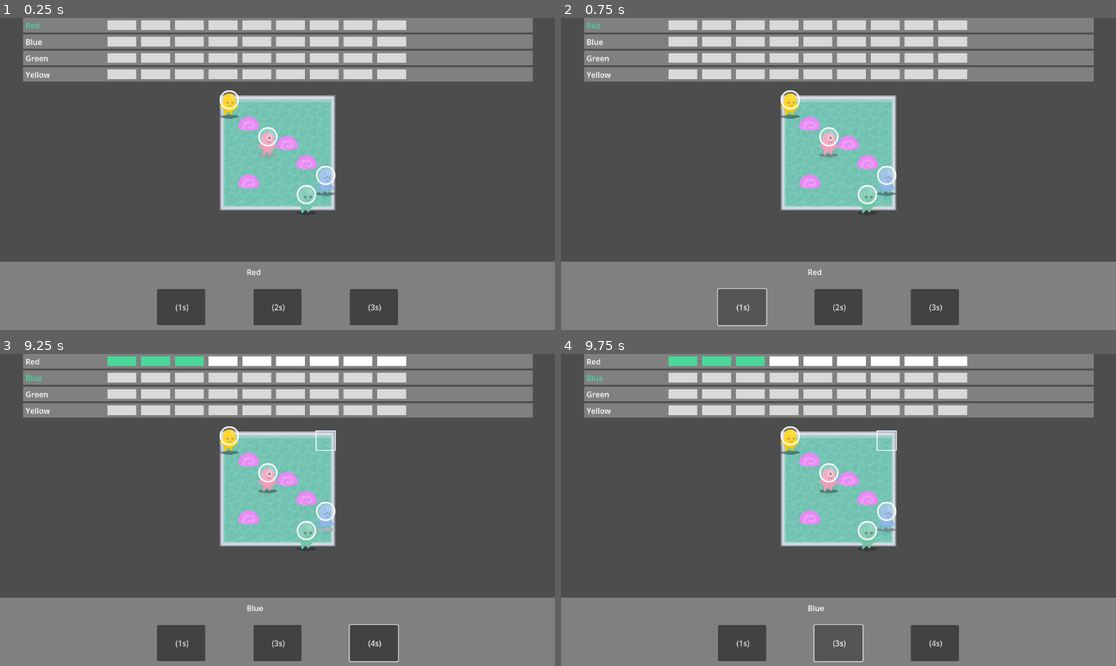
Above: before the commit, frames 1-4 (two rows, left to right).
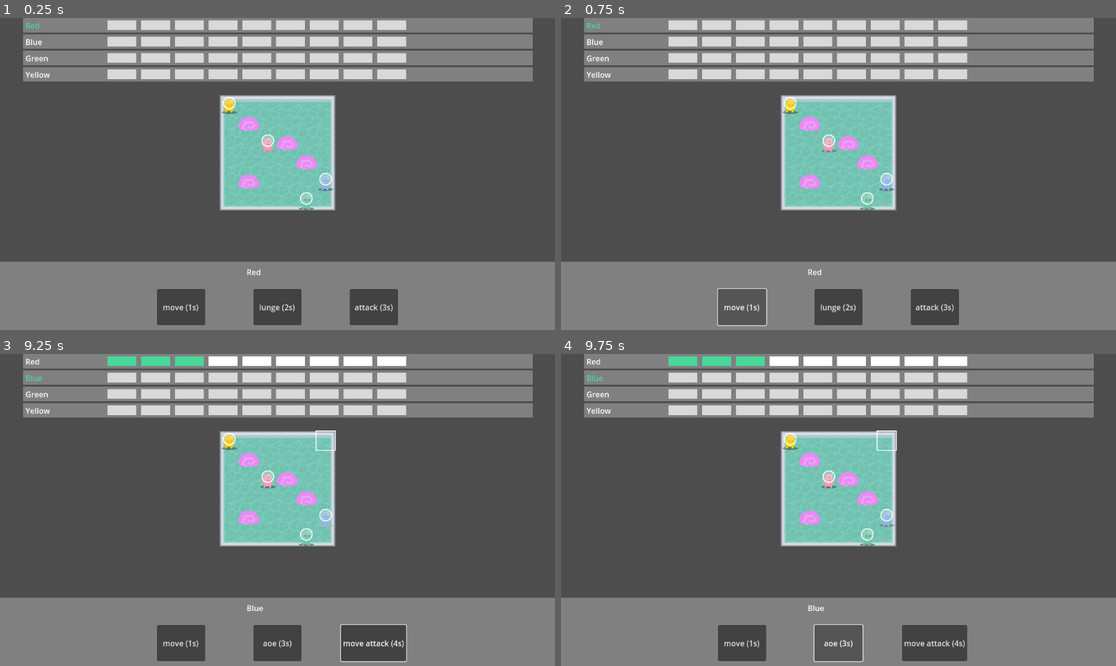
Above: after the commit, the same moments.

Repository: jparkhouse/MegaDungeon
Game: Godot game, scene res://giorgos_prototype/scene.tscn
Same seed, same stepped clock (60 frames per second), same inputs: the game is played once before the commit and once after it.
Inputs (mouse positions are in pixels of both pictures, inside the frame that each line leads up to):
- Up to frame 1 (0.25 s): no input
- Up to frame 2 (0.75 s): click "(1s)" (after the commit: "move (1s)") at 0.5 s
- Up to frame 3 (9.25 s): click "(2s)" (after the commit: "lunge (2s)") at 1.25 s; click "(3s)" (after the commit: "attack (3s)") at 2 s; click "(1s)" (after the commit: "move (1s)") at 2.75 s; click "(2s)" (after the commit: "lunge (2s)") at 3.5 s; click "(3s)" (after the commit: "attack (3s)") at 4.25 s; click "(1s)" (after the commit: "move (1s)") at 5 s; click "(2s)" (after the commit: "lunge (2s)") at 5.75 s; click "(3s)" (after the commit: "attack (3s)") at 6.5 s; tap Enter (ui_accept) at 7.25, 7.52, 8, 8.27 s; move the mouse to (399, 494) at 7.27 s; press the mouse at (399, 494) at 7.28 s; move the mouse to (166, 525) at 8.02 s; release the mouse at (166, 525) at 8.03 s; click (166, 525) at 8.1 s; move the mouse to (333, 441) at 8.77 s; press the mouse at (333, 441) at 8.78 s
- Up to frame 4 (9.75 s): release the mouse at (894, 441) at 9.5 s; click "(3s)" (after the commit: "aoe (3s)") at 9.5 s

The runs differ from the first frame. In frame 1, 1.0% of the frame differs, in the area x 29-71%, y 23-95%; in frame 2, 1.0%; in frame 3, 1.4%, in the area x 29-74%, y 23-99%; in frame 4, 1.4%.
Error before the commit: Invalid access to property or key '(5, 0)' on a base object of type 'Dictionary'. (res://giorgos_prototype/moves/attack.gd:22)
Error after the commit: Invalid access to property or key '(5, 0)' on a base object of type 'Dictionary'. (res://giorgos_prototype/actions/attack.gd:25)

Commit message:
characters acting are animated

Diff:
--- a/giorgos_prototype/GenericCombatant.tscn
+++ b/giorgos_prototype/GenericCombatant.tscn
@@ -64,8 +64,7 @@
 
 [node name="Shadow" type="Sprite2D" parent="PathFollow2D"]
 modulate = Color(0.081, 0.081, 0.081, 0.4)
-position = Vector2(0, 25)
-scale = Vector2(0.5, 0.5)
+position = Vector2(0, 40)
 texture = ExtResource("1_id8uh")
 
 [node name="Sprite" type="Sprite2D" parent="PathFollow2D"]
--- a/giorgos_prototype/moves/aoe_attack.gd
+++ b/giorgos_prototype/actions/aoe_attack.gd
@@ -7,6 +7,10 @@
 @export var cells : Array[Vector2] = [Vector2(0,0)]
 
 func perform_action(character, parameters):
+	var normal_skin = character.skin
+	character.skin = character.act_skin
+	await character.get_tree().create_timer(1).timeout
+	character.skin = normal_skin
 	for c in cells:
 		if parameters["cell"]+c in character.get_parent().units:
 			character.get_parent().units[parameters["cell"]+c].take_damage(damage)
--- a/giorgos_prototype/moves/attack.gd
+++ b/giorgos_prototype/actions/attack.gd
@@ -12,7 +12,10 @@
 	else:
 		print(character.character_name + " is attacking for " + str(damage) + " damage")
 		parameters["target"].take_damage(damage)
-
+	var normal_skin = character.skin
+	character.skin = character.act_skin
+	await character.get_tree().create_timer(1).timeout
+	character.skin = normal_skin
 
 func get_parameters(character):
 	var parameters = {}
--- a/giorgos_prototype/moves/heal.gd
+++ b/giorgos_prototype/actions/heal.gd
@@ -5,5 +5,9 @@
 @export var damage:    int
 
 func perform_action(character, parameters):
+	var normal_skin = character.skin
+	character.skin = character.act_skin
+	await character.get_tree().create_timer(1).timeout
+	character.skin = normal_skin
 	print(character.character_name + " is healing for " + str(damage))
 	character.heal(damage)
--- a/giorgos_prototype/moves/move_attack.gd
+++ b/giorgos_prototype/actions/move_attack.gd
@@ -8,6 +8,8 @@
 
 func perform_action(character, parameters):
 	var line_cells = character.grid.calculate_line(character.cell, parameters["target"].cell)
+	var normal_skin = character.skin
+	character.skin = character.act_skin
 	if len(line_cells) - 1 > move_range:
 		character.move_to(line_cells[move_range])
 	else:
@@ -18,6 +20,8 @@
 	else:
 		print(character.character_name + " is attacking for " + str(damage) + " damage")
 		parameters["target"].take_damage(damage)
+	await character.get_tree().create_timer(1).timeout
+	character.skin = normal_skin
 
 
 func get_parameters(character):
--- a/giorgos_prototype/combatant.gd
+++ b/giorgos_prototype/combatant.gd
@@ -23,14 +23,14 @@
 	set(value):
 		skin = value
 		if not _sprite:
-						# yield has been replaced with await
-						# and we await the value on the self object
 			await self.ready
 		_sprite.texture = value
 	get:
 		return _sprite.texture
 
 @export var corpse_skin: Texture
+@export var act_skin: Texture
+@export var hurt_skin: Texture
 
 @export var skin_offset := Vector2.ZERO :
 	set(value):
@@ -79,6 +79,7 @@
 # Called when the node enters the scene tree for the first time.
 func _ready() -> void:
 	set_process(false)
+	health = max_health
 	# self.cell = grid.calculate_grid_coordinates(_generic_combatant.position)
 	_generic_combatant.position = grid.calculate_map_position(cell)
 
@@ -132,6 +133,10 @@
 	emit_signal("acted", actions[action_nr].action_time)
 
 func take_damage(d):
+	var normal_skin = skin
+	skin = hurt_skin
+	await get_tree().create_timer(1).timeout
+	skin = normal_skin
 	health = health - d
 	print(character_name + "'s health is now " + str(health))
 	if health <= 0:
--- a/giorgos_prototype/combatants/blue_combatant.tscn
+++ b/giorgos_prototype/combatants/blue_combatant.tscn
@@ -1,19 +1,21 @@
-[gd_scene load_steps=13 format=3 uid="uid://cmpypul44ngv6"]
+[gd_scene load_steps=15 format=3 uid="uid://cmpypul44ngv6"]
 
 [ext_resource type="Script" path="res://giorgos_prototype/combatant.gd" id="1_nr828"]
-[ext_resource type="Script" path="res://giorgos_prototype/moves/move.gd" id="2_5p27b"]
-[ext_resource type="Script" path="res://giorgos_prototype/moves/aoe_attack.gd" id="5_3ek78"]
+[ext_resource type="Script" path="res://giorgos_prototype/actions/move.gd" id="2_5p27b"]
+[ext_resource type="Script" path="res://giorgos_prototype/actions/aoe_attack.gd" id="5_3ek78"]
 [ext_resource type="Resource" uid="uid://dk3mj0p6xnswn" path="res://giorgos_prototype/resources/grid.tres" id="5_ou7wq"]
-[ext_resource type="Script" path="res://giorgos_prototype/moves/manouvre.gd" id="5_uyuvw"]
-[ext_resource type="Script" path="res://giorgos_prototype/moves/move_attack.gd" id="6_lmvle"]
-[ext_resource type="Texture2D" uid="uid://cg70qkyp51ghf" path="res://assets/alienBlue.png" id="6_sjcr3"]
+[ext_resource type="Script" path="res://giorgos_prototype/actions/manouvre.gd" id="5_uyuvw"]
+[ext_resource type="Script" path="res://giorgos_prototype/actions/move_attack.gd" id="6_lmvle"]
 [ext_resource type="PackedScene" uid="uid://cq3an57jrn805" path="res://giorgos_prototype/GenericCombatant.tscn" id="7_oisil"]
+[ext_resource type="Texture2D" uid="uid://r2b0an6y5g24" path="res://assets/alienBlue_stand.png" id="7_pqunf"]
 [ext_resource type="Texture2D" uid="uid://b7xxlapuwfbg8" path="res://assets/p2_dead.png" id="8_mw7ad"]
+[ext_resource type="Texture2D" uid="uid://dj18n32ibsgpg" path="res://assets/p2_jump.png" id="9_phcve"]
+[ext_resource type="Texture2D" uid="uid://bk1bcrypfdbbv" path="res://assets/alienBlue_hurt.png" id="10_c1cn2"]
 
 [sub_resource type="Resource" id="Resource_qp1yt"]
 script = ExtResource("5_uyuvw")
 grid = ExtResource("5_ou7wq")
-action_name = ""
+action_name = "move"
 action_time = 1
 
 [sub_resource type="Resource" id="Resource_kxnl8"]
@@ -21,7 +23,7 @@
 damage = 5
 range = 2
 cells = Array[Vector2]([Vector2(0, 0), Vector2(1, 0), Vector2(0, 1), Vector2(-1, 0), Vector2(0, -1)])
-action_name = ""
+action_name = "aoe"
 action_time = 3
 
 [sub_resource type="Resource" id="Resource_bc426"]
@@ -29,15 +31,18 @@
 damage = 10
 range = 1
 move_range = 1
-action_name = ""
+action_name = "move attack"
 action_time = 4
 
 [node name="BlueCombatant" type="Node" groups=["characters", "map_entity"]]
 script = ExtResource("1_nr828")
 character_name = "Blue"
-health = 10
+max_health = 10
 actions = Array[ExtResource("2_5p27b")]([SubResource("Resource_qp1yt"), SubResource("Resource_kxnl8"), SubResource("Resource_bc426")])
-skin = ExtResource("6_sjcr3")
+skin = ExtResource("7_pqunf")
 corpse_skin = ExtResource("8_mw7ad")
+act_skin = ExtResource("9_phcve")
+hurt_skin = ExtResource("10_c1cn2")
 
 [node name="GenericCombatant" parent="." instance=ExtResource("7_oisil")]
+scale = Vector2(0.4, 0.4)
--- a/giorgos_prototype/combatants/green_combatant.tscn
+++ b/giorgos_prototype/combatants/green_combatant.tscn
@@ -1,14 +1,16 @@
-[gd_scene load_steps=13 format=3 uid="uid://bqaxsw16if0r0"]
+[gd_scene load_steps=15 format=3 uid="uid://bqaxsw16if0r0"]
 
 [ext_resource type="Script" path="res://giorgos_prototype/combatant.gd" id="1_2d2p7"]
-[ext_resource type="Texture2D" uid="uid://dl3aoxui3wvrr" path="res://assets/alienGreen.png" id="2_61hhm"]
 [ext_resource type="PackedScene" uid="uid://cq3an57jrn805" path="res://giorgos_prototype/GenericCombatant.tscn" id="2_t4dhd"]
-[ext_resource type="Script" path="res://giorgos_prototype/moves/move.gd" id="2_v8cp6"]
+[ext_resource type="Script" path="res://giorgos_prototype/actions/move.gd" id="2_v8cp6"]
 [ext_resource type="Texture2D" uid="uid://dw4exu0ayxch4" path="res://assets/p1_dead.png" id="3_7jlcv"]
-[ext_resource type="Script" path="res://giorgos_prototype/moves/aoe_attack.gd" id="3_qt7w7"]
+[ext_resource type="Script" path="res://giorgos_prototype/actions/aoe_attack.gd" id="3_qt7w7"]
 [ext_resource type="Resource" uid="uid://dk3mj0p6xnswn" path="res://giorgos_prototype/resources/grid.tres" id="5_br36c"]
-[ext_resource type="Script" path="res://giorgos_prototype/moves/attack.gd" id="6_7sd1i"]
-[ext_resource type="Script" path="res://giorgos_prototype/moves/manouvre.gd" id="6_eu3qh"]
+[ext_resource type="Script" path="res://giorgos_prototype/actions/attack.gd" id="6_7sd1i"]
+[ext_resource type="Script" path="res://giorgos_prototype/actions/manouvre.gd" id="6_eu3qh"]
+[ext_resource type="Texture2D" uid="uid://dqawfnpq1ny4k" path="res://assets/alienGreen_stand.png" id="7_k8dun"]
+[ext_resource type="Texture2D" uid="uid://crvq0dsuc8hyr" path="res://assets/p1_jump.png" id="9_nyspp"]
+[ext_resource type="Texture2D" uid="uid://ck5362ag1vbgq" path="res://assets/alienGreen_hurt.png" id="10_v7xwc"]
 
 [sub_resource type="Resource" id="Resource_uscch"]
 script = ExtResource("6_eu3qh")
@@ -20,23 +22,26 @@
 script = ExtResource("3_qt7w7")
 damage = 3
 range = 2
-cells = Array[Vector2]([Vector2(0, 0)])
-action_name = ""
+cells = Array[Vector2]([Vector2(0, 0), Vector2(1, 0), Vector2(-1, 0), Vector2(2, 0), Vector2(-2, 0)])
+action_name = "line"
 action_time = 2
 
 [sub_resource type="Resource" id="Resource_04m0c"]
 script = ExtResource("6_7sd1i")
 damage = 3
 range = 1
-action_name = ""
+action_name = "attack"
 action_time = 3
 
 [node name="GreenCombatant" type="Node" groups=["characters", "map_entity"]]
 script = ExtResource("1_2d2p7")
 character_name = "Green"
-health = 15
+max_health = 10
 actions = Array[ExtResource("2_v8cp6")]([SubResource("Resource_uscch"), SubResource("Resource_qah0i"), SubResource("Resource_04m0c")])
-skin = ExtResource("2_61hhm")
+skin = ExtResource("7_k8dun")
 corpse_skin = ExtResource("3_7jlcv")
+act_skin = ExtResource("9_nyspp")
+hurt_skin = ExtResource("10_v7xwc")
 
 [node name="GenericCombatant" parent="." instance=ExtResource("2_t4dhd")]
+scale = Vector2(0.4, 0.4)
--- a/giorgos_prototype/combatants/red_combatant.tscn
+++ b/giorgos_prototype/combatants/red_combatant.tscn
@@ -1,19 +1,21 @@
-[gd_scene load_steps=13 format=3 uid="uid://b8ittnwlm2kgx"]
+[gd_scene load_steps=15 format=3 uid="uid://b8ittnwlm2kgx"]
 
 [ext_resource type="Script" path="res://giorgos_prototype/combatant.gd" id="1_iraob"]
-[ext_resource type="Texture2D" uid="uid://ben6s2gscoi2y" path="res://assets/alienPink.png" id="2_08j66"]
-[ext_resource type="Script" path="res://giorgos_prototype/moves/move.gd" id="2_bfkwv"]
-[ext_resource type="Script" path="res://giorgos_prototype/moves/move_attack.gd" id="3_1hrt7"]
+[ext_resource type="Script" path="res://giorgos_prototype/actions/move.gd" id="2_bfkwv"]
+[ext_resource type="Script" path="res://giorgos_prototype/actions/move_attack.gd" id="3_1hrt7"]
 [ext_resource type="Resource" uid="uid://dk3mj0p6xnswn" path="res://giorgos_prototype/resources/grid.tres" id="4_davdk"]
-[ext_resource type="Script" path="res://giorgos_prototype/moves/manouvre.gd" id="5_n1g8m"]
-[ext_resource type="Script" path="res://giorgos_prototype/moves/attack.gd" id="6_2jwvd"]
+[ext_resource type="Script" path="res://giorgos_prototype/actions/manouvre.gd" id="5_n1g8m"]
+[ext_resource type="Script" path="res://giorgos_prototype/actions/attack.gd" id="6_2jwvd"]
 [ext_resource type="PackedScene" uid="uid://cq3an57jrn805" path="res://giorgos_prototype/GenericCombatant.tscn" id="6_cqe0h"]
 [ext_resource type="Texture2D" uid="uid://dv3l42pt3ytkw" path="res://assets/p3_dead.png" id="7_0ikma"]
+[ext_resource type="Texture2D" uid="uid://bvnxkhra6u10k" path="res://assets/alienPink_stand.png" id="7_ld1iq"]
+[ext_resource type="Texture2D" uid="uid://cns75wmt7tdsf" path="res://assets/p3_jump.png" id="9_e5w2r"]
+[ext_resource type="Texture2D" uid="uid://hah5d4te0ytp" path="res://assets/alienPink_hurt.png" id="10_ej5yt"]
 
 [sub_resource type="Resource" id="Resource_78yrm"]
 script = ExtResource("5_n1g8m")
 grid = ExtResource("4_davdk")
-action_name = ""
+action_name = "move"
 action_time = 1
 
 [sub_resource type="Resource" id="Resource_f7gmn"]
@@ -21,22 +23,25 @@
 damage = 3
 range = 1
 move_range = 2
-action_name = ""
+action_name = "lunge"
 action_time = 2
 
 [sub_resource type="Resource" id="Resource_wrnnn"]
 script = ExtResource("6_2jwvd")
 damage = 6
 range = 1
-action_name = ""
+action_name = "attack"
 action_time = 3
 
 [node name="RedCombatant" type="Node" groups=["characters", "map_entity"]]
 script = ExtResource("1_iraob")
 character_name = "Red"
-health = 15
+max_health = 10
 actions = Array[ExtResource("2_bfkwv")]([SubResource("Resource_78yrm"), SubResource("Resource_f7gmn"), SubResource("Resource_wrnnn")])
-skin = ExtResource("2_08j66")
+skin = ExtResource("7_ld1iq")
 corpse_skin = ExtResource("7_0ikma")
+act_skin = ExtResource("9_e5w2r")
+hurt_skin = ExtResource("10_ej5yt")
 
 [node name="GenericCombatant" parent="." instance=ExtResource("6_cqe0h")]
+scale = Vector2(0.4, 0.4)
--- a/giorgos_prototype/combatants/yellow_combatant.tscn
+++ b/giorgos_prototype/combatants/yellow_combatant.tscn
@@ -1,14 +1,16 @@
-[gd_scene load_steps=13 format=3 uid="uid://2bxj482fnrsu"]
+[gd_scene load_steps=15 format=3 uid="uid://2bxj482fnrsu"]
 
 [ext_resource type="Script" path="res://giorgos_prototype/combatant.gd" id="1_cx60k"]
-[ext_resource type="Script" path="res://giorgos_prototype/moves/move.gd" id="2_tqhoy"]
-[ext_resource type="Script" path="res://giorgos_prototype/moves/attack.gd" id="3_flw8q"]
-[ext_resource type="Script" path="res://giorgos_prototype/moves/heal.gd" id="4_rax2x"]
+[ext_resource type="Script" path="res://giorgos_prototype/actions/move.gd" id="2_tqhoy"]
+[ext_resource type="Script" path="res://giorgos_prototype/actions/attack.gd" id="3_flw8q"]
+[ext_resource type="Script" path="res://giorgos_prototype/actions/heal.gd" id="4_rax2x"]
 [ext_resource type="Resource" uid="uid://dk3mj0p6xnswn" path="res://giorgos_prototype/resources/grid.tres" id="5_725j5"]
-[ext_resource type="Script" path="res://giorgos_prototype/moves/manouvre.gd" id="6_ynxmv"]
-[ext_resource type="Texture2D" uid="uid://cl1gkftdmypef" path="res://assets/alienYellow.png" id="7_6ldfw"]
+[ext_resource type="Script" path="res://giorgos_prototype/actions/manouvre.gd" id="6_ynxmv"]
+[ext_resource type="Texture2D" uid="uid://ckugx8gkoe22p" path="res://assets/alienYellow_stand.png" id="7_yen0x"]
 [ext_resource type="Texture2D" uid="uid://dj5sihj5djjr7" path="res://assets/p4_dead.png" id="8_wgun1"]
+[ext_resource type="Texture2D" uid="uid://frhl6nw0edj1" path="res://assets/alienYellow_jump.png" id="9_cmj30"]
 [ext_resource type="PackedScene" uid="uid://cq3an57jrn805" path="res://giorgos_prototype/GenericCombatant.tscn" id="9_rcsas"]
+[ext_resource type="Texture2D" uid="uid://bpdu02vy2mtqm" path="res://assets/alienYellow_hurt.png" id="10_4lmkq"]
 
 [sub_resource type="Resource" id="Resource_jt2p7"]
 script = ExtResource("6_ynxmv")
@@ -34,7 +36,10 @@
 character_name = "Yellow"
 max_health = 10
 actions = Array[ExtResource("2_tqhoy")]([SubResource("Resource_jt2p7"), SubResource("Resource_3561t"), SubResource("Resource_kgm6t")])
-skin = ExtResource("7_6ldfw")
+skin = ExtResource("7_yen0x")
 corpse_skin = ExtResource("8_wgun1")
+act_skin = ExtResource("9_cmj30")
+hurt_skin = ExtResource("10_4lmkq")
 
 [node name="GenericCombatant" parent="." instance=ExtResource("9_rcsas")]
+scale = Vector2(0.4, 0.4)
Binary file removed: assets/alienBlue.png
Binary file added: assets/alienBlue_hurt.png
Not shown, added: assets/alienBlue_hurt.png.import
Binary file added: assets/alienBlue_stand.png
Not shown, added: assets/alienBlue_stand.png.import
Binary file removed: assets/alienGreen.png
Binary file added: assets/alienGreen_hurt.png
Not shown, added: assets/alienGreen_hurt.png.import
Binary file added: assets/alienGreen_stand.png
Not shown, added: assets/alienGreen_stand.png.import
Binary file removed: assets/alienPink.png
Binary file added: assets/alienPink_hurt.png
(and 18 more such lines)
